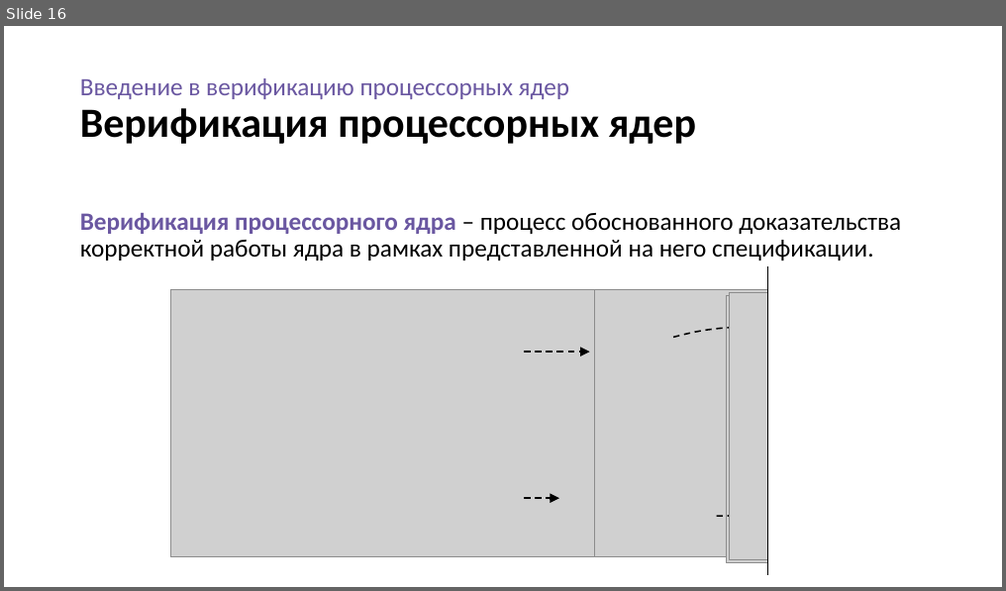
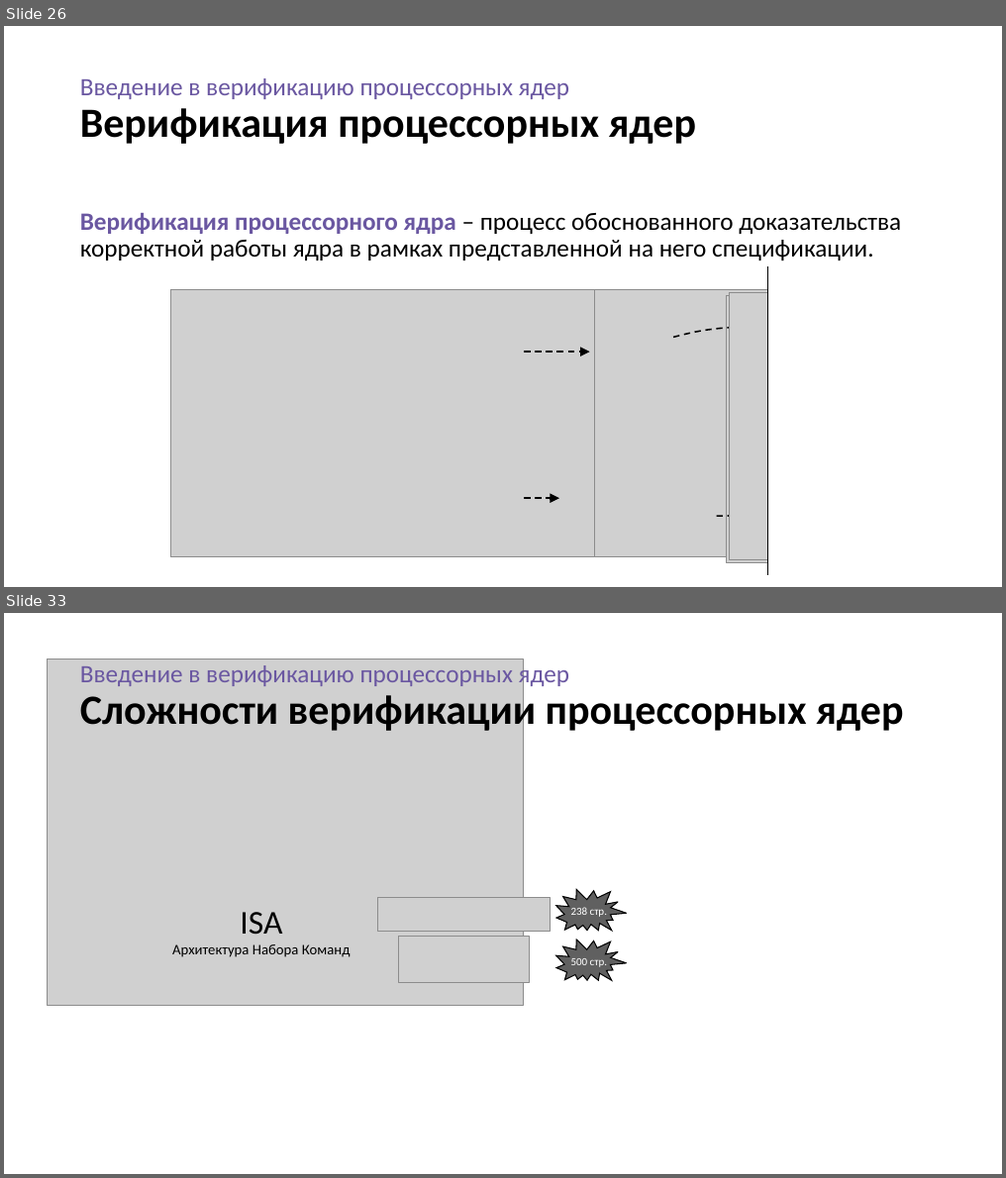
Before and after one commit to serge0699/micro23, a slide deck: present/present.pptx. Shown one above the other, each under a label of ours: slide 16 before the commit, slides 26 and 33 after it; the slides between them are not shown. The pictures are 1006x591 and 1006x1178 pixels, drawn with LibreOffice and Linux fonts; fonts in the diff are those of the drawing; grey boxes stand for pictures. Boxes give left, top, right and bottom in pixels: in the first picture for what was removed or moved away, otherwise in the second. Text is boxed around its words. In the diff, an @@ line names an element or a change of style, - is before the commit and + after.

```diff
--- a/present/present.pptx
+++ b/present/present.pptx
@@ slide 33 added at [4, 613, 1002, 1174], background #FFFFFF @@
@@ picture added at [48, 660, 524, 1005] @@
@@ title added at [80, 662, 904, 734], 24 pt, text #6A57A1 @@
+Введение в верификацию процессорных ядер
+Сложности верификации процессорных ядер
@@ irregular seal added at [549, 877, 631, 947], fill #606060, outline #000000 1 pt @@
@@ picture added at [377, 897, 550, 932] @@
@@ text added at [571, 907, 607, 917], 10.5 pt, text #FFFFFF @@
+238 стр.
@@ text added at [172, 912, 350, 958], 14 pt, text #000000 @@
+ISA
+Архитектура Набора Команд
@@ picture added at [399, 936, 529, 983] @@
@@ irregular seal added at [549, 928, 631, 997], fill #606060, outline #000000 1 pt @@
@@ text added at [571, 959, 607, 967], 10.5 pt, text #FFFFFF @@
+500 стр.
@@ what was slide 16 is now slide 26 @@
```
Also in this commit, not shown: 1 slide changed, 22 other slides added, 14 other files.
